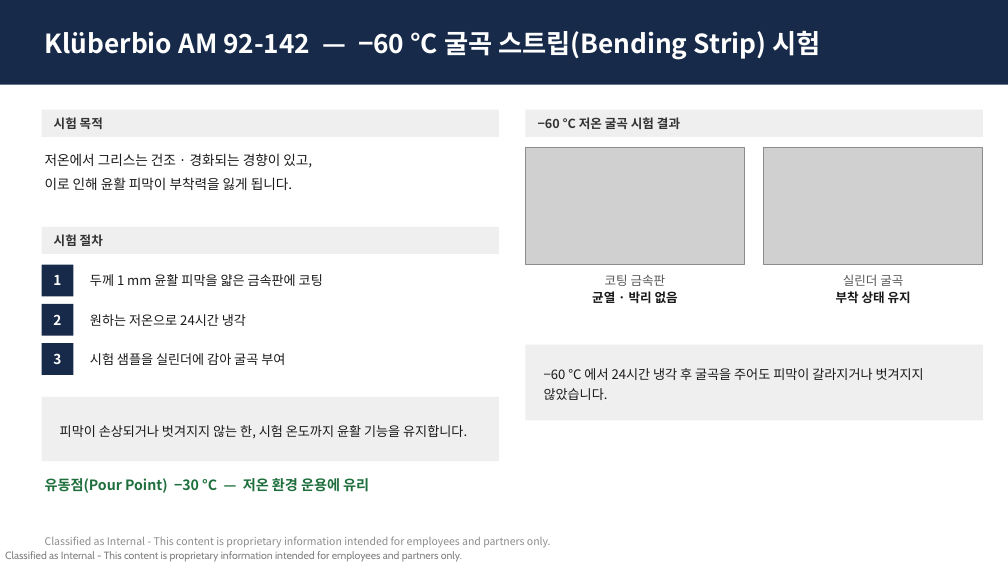
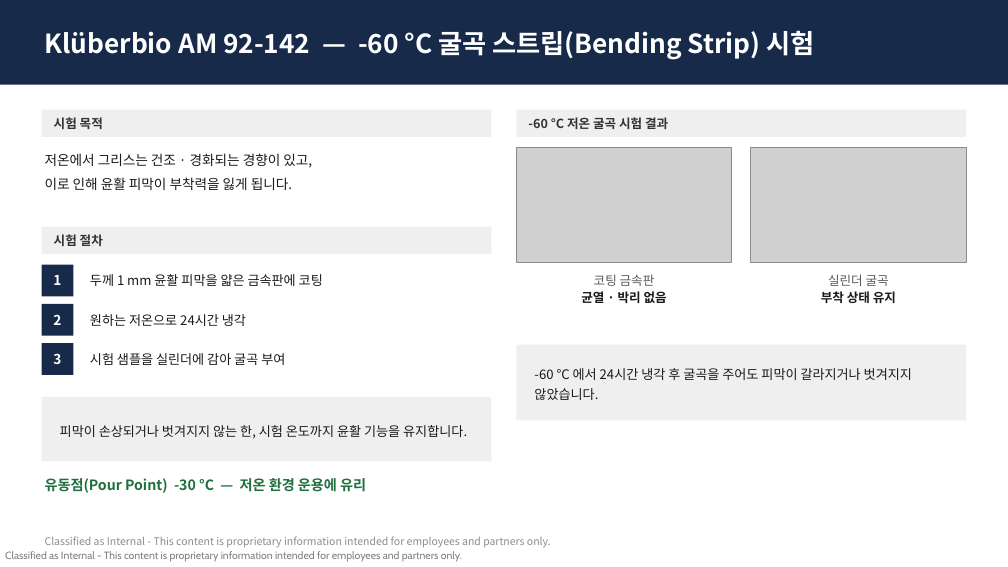
Before and after one commit to dotjdsla-byte/github-test, a slide deck: slide 4 of Kluber_EAL_Grease_simple.pptx. Drawn at 1008x567 pixels with LibreOffice and Linux fonts; fonts in the diff are those of the drawing; grey boxes stand for pictures. Boxes give left, top, right and bottom in pixels: in the first picture for what was removed or moved away, otherwise in the second. Text is boxed around its words. In the diff, an @@ line names an element or a change of style, - is before the commit and + after.

```diff
--- a/Kluber_EAL_Grease_simple.pptx
+++ b/Kluber_EAL_Grease_simple.pptx
@@ text at <box>45,30,814,60</box>: text changed @@
-Klüberbio AM 92-142 — −60 °C 굴곡 스트립(Bending Strip) 시험
+Klüberbio AM 92-142 — -60 °C 굴곡 스트립(Bending Strip) 시험
@@ rectangle: place and size @@
-rectangle at <box>42,110,499,137</box>
+rectangle at <box>42,110,492,137</box>
@@ rectangle: place and size @@
-rectangle at <box>526,110,983,137</box>
+rectangle at <box>516,110,966,137</box>
@@ text at <box>528,117,668,129</box>: text changed @@
-−60 °C 저온 굴곡 시험 결과
+-60 °C 저온 굴곡 시험 결과
@@ picture: place and size @@
-picture at <box>526,147,745,264</box>
+picture at <box>516,147,732,262</box>
@@ picture: place and size @@
-picture at <box>764,147,983,264</box>
+picture at <box>751,147,966,262</box>
@@ rectangle: place and size @@
-rectangle at <box>42,227,499,254</box>
+rectangle at <box>42,227,492,254</box>
@@ text "코팅 금속판": place and size @@
-text "코팅 금속판" at <box>592,274,678,303</box>
+text "코팅 금속판" at <box>581,274,667,303</box>
@@ text "실린더 굴곡": place and size @@
-text "실린더 굴곡" at <box>836,274,911,303</box>
+text "실린더 굴곡" at <box>821,274,896,303</box>
@@ rectangle: place and size @@
-rectangle at <box>526,345,983,420</box>
+rectangle at <box>516,345,966,420</box>
@@ text at <box>534,368,912,400</box>: text changed @@
-−60 °C 에서 24시간 냉각 후 굴곡을 주어도 피막이 갈라지거나 벗겨지지 않았습니다.
+-60 °C 에서 24시간 냉각 후 굴곡을 주어도 피막이 갈라지거나 벗겨지지 않았습니다.
@@ rectangle: place and size @@
-rectangle at <box>42,397,499,461</box>
+rectangle at <box>42,397,492,461</box>
@@ text at <box>45,478,366,493</box>: text changed @@
-유동점(Pour Point) −30 °C — 저온 환경 운용에 유리
+유동점(Pour Point) -30 °C — 저온 환경 운용에 유리
```
Also in this commit, not shown: 2 other slides changed, 1 other file.
